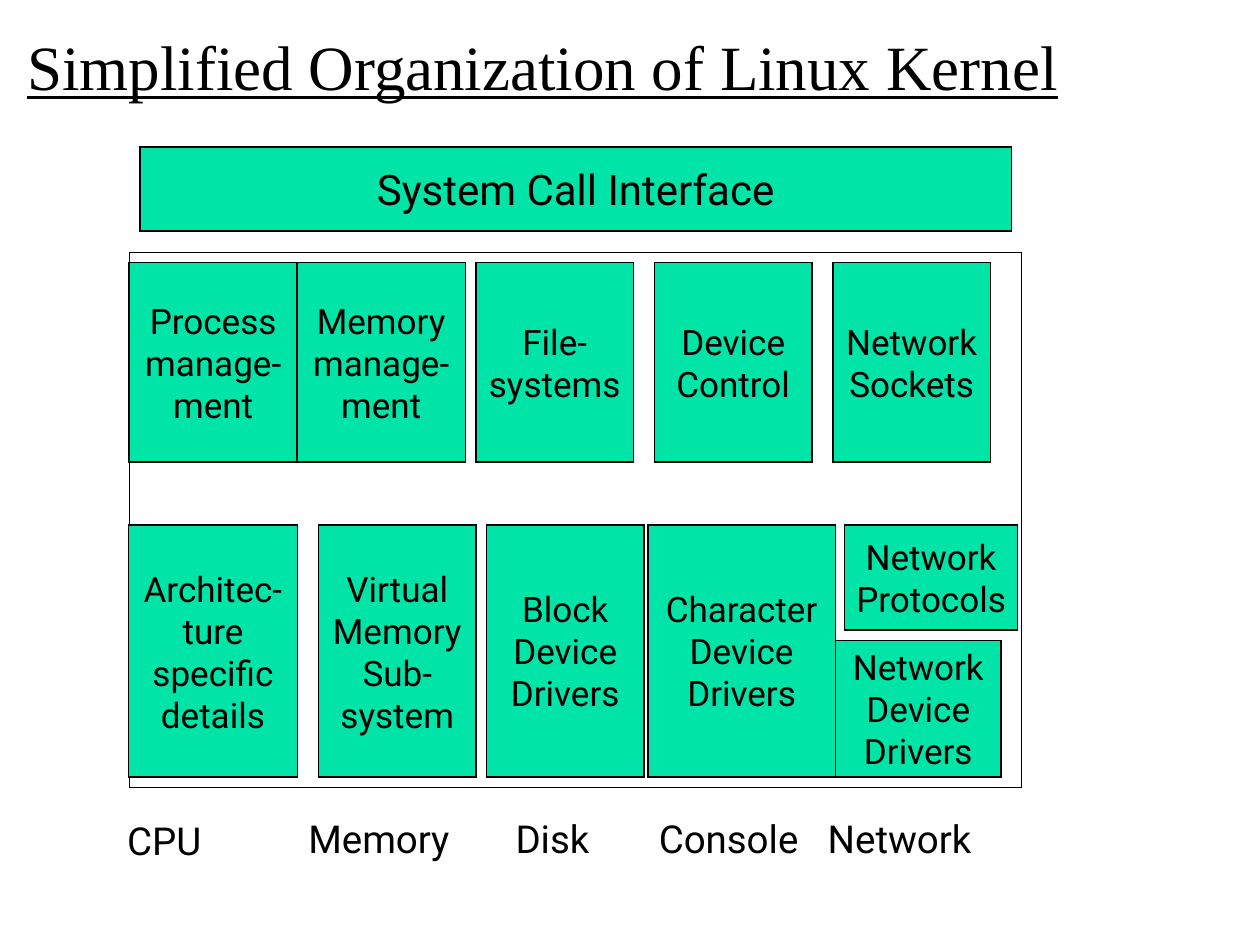
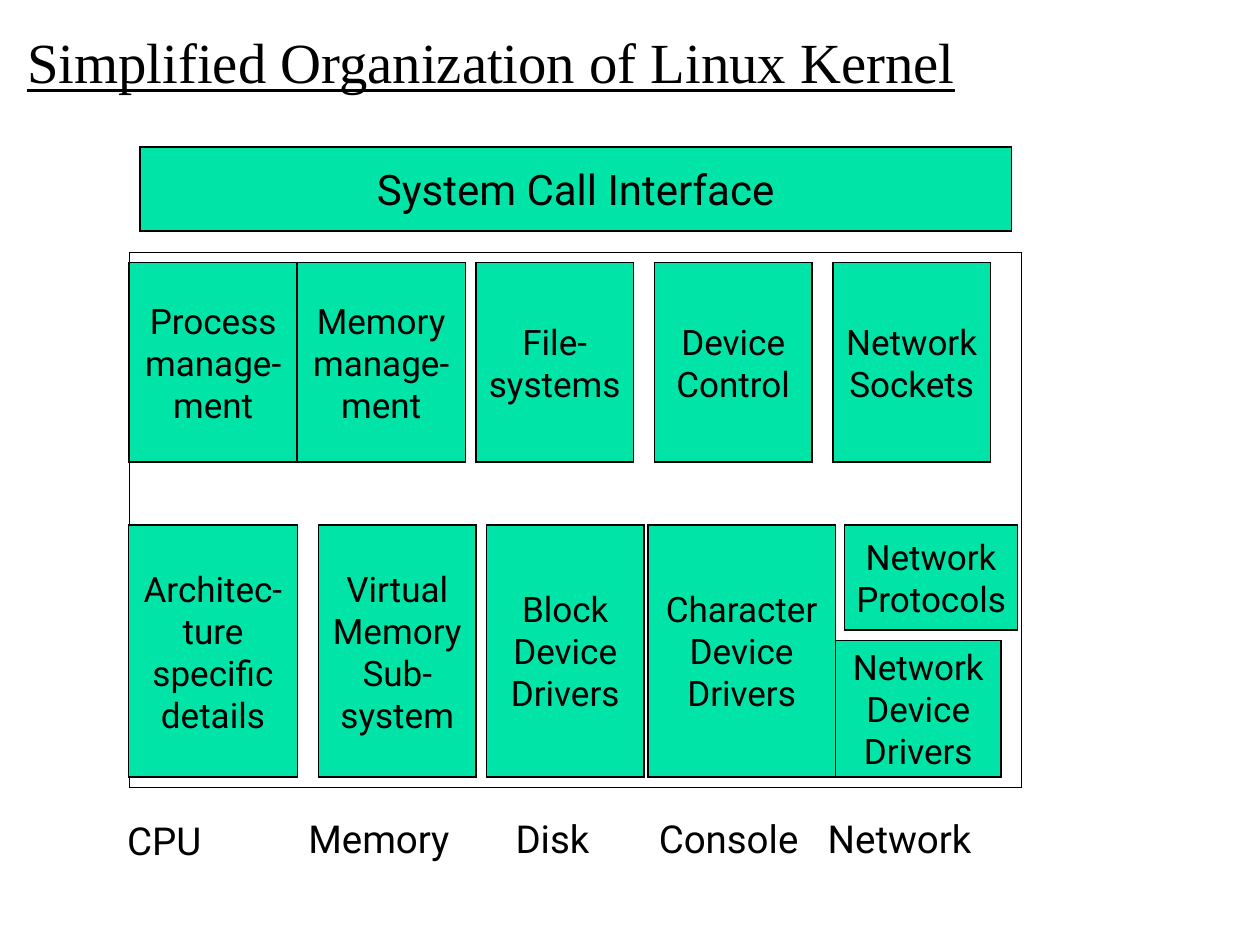
Before and after one commit to oscourse/oscourse.github.io, a slide deck: slide 2 of slides/system_calls.pptx. Drawn at 1260x945 pixels with LibreOffice and Linux fonts; fonts in the diff are those of the drawing. Boxes give left, top, right and bottom in pixels: in the first picture for what was removed or moved away, otherwise in the second. Text is boxed around its words. In the diff, an @@ line names an element or a change of style, - is before the commit and + after.

```diff
--- a/slides/system_calls.pptx
+++ b/slides/system_calls.pptx
@@ title "Simplified Organization of Linux Kernel" at (27,43,954,94): size 36 to 32.4 pt @@
```
Also in this commit, not shown: 7 other slides changed, 1 slide removed, 9 other files.
